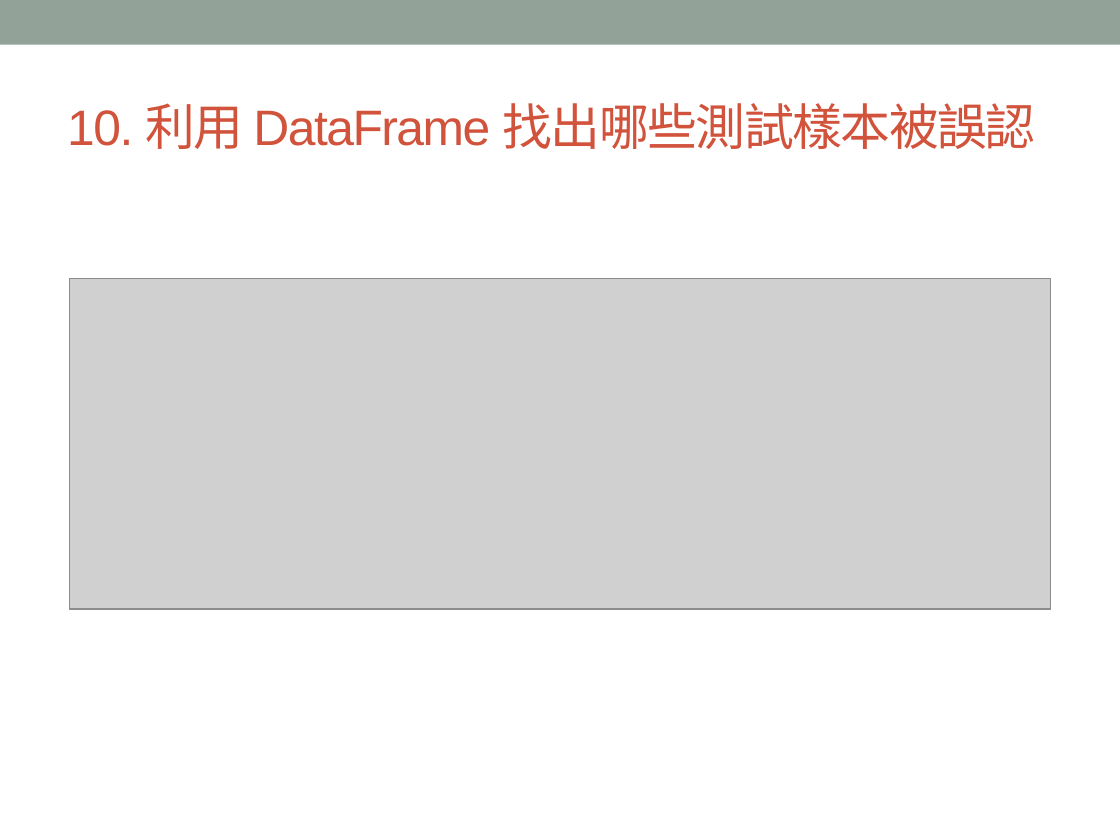
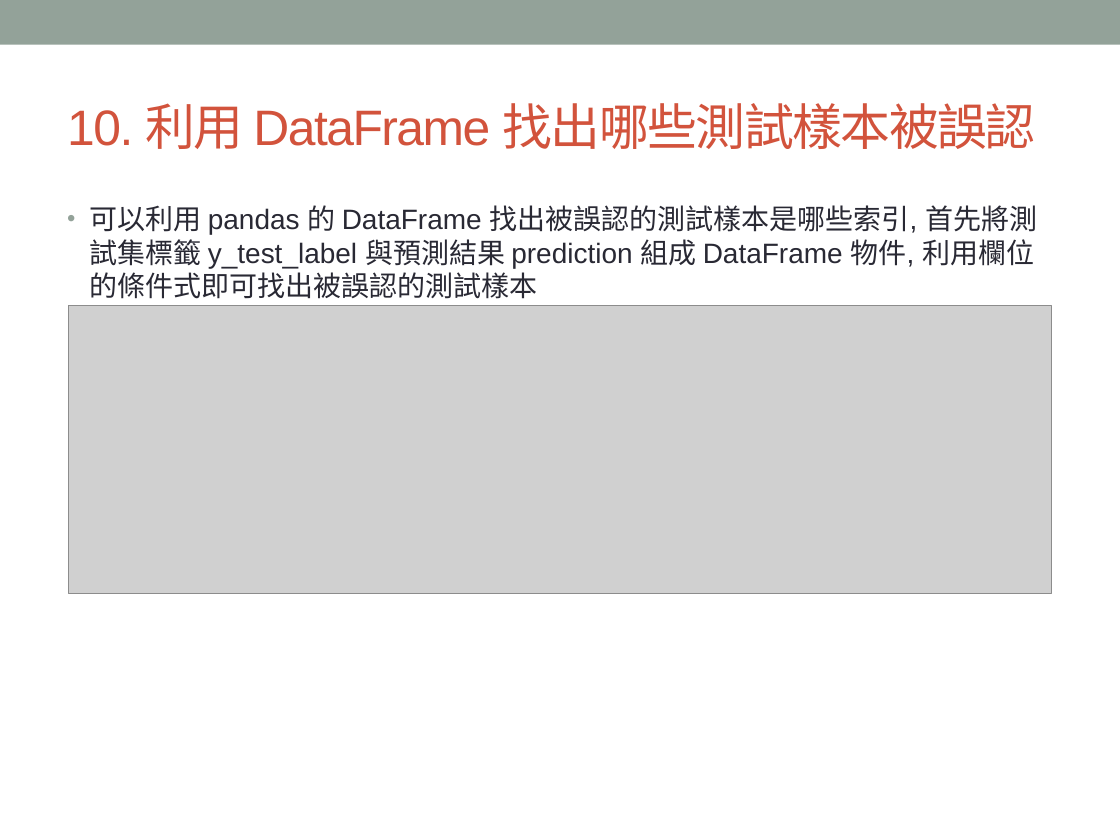
Before and after one commit to MtFeather/AI-and-Security, a slide deck: slide 19 of tensorflow/Keras - MNIST 手寫數字辨識使用 CNN.pptx (slide 20 before the commit). Drawn at 1120x840 pixels with LibreOffice and Linux fonts; fonts in the diff are those of the drawing; grey boxes stand for pictures. Boxes give left, top, right and bottom in pixels: in the first picture for what was removed or moved away, otherwise in the second. Text is boxed around its words. In the diff, an @@ line names an element or a change of style, - is before the commit and + after.

```diff
--- a/tensorflow/Keras - MNIST 手寫數字辨識使用 CNN.pptx
+++ b/tensorflow/Keras - MNIST 手寫數字辨識使用 CNN.pptx
@@ text added at (90, 205, 1037, 299), 18 pt, text #292934 @@
+• 可以利用 pandas 的 DataFrame 找出被誤認的測試樣本是哪些索引, 首先將測試集標籤 y_test_label 與預測結果 prediction 組成 DataFrame 物件, 利用欄位的條件式即可找出被誤認的測試樣本
@@ picture: place and size @@
-picture at (69, 279, 1051, 609)
+picture at (68, 306, 1051, 594)
```
Also in this commit, not shown: 11 other slides changed, 2 slides added, 2 slides removed.
